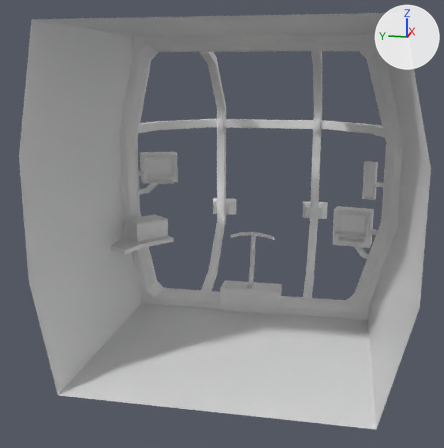
Before and after pictures for a commit that changed the FBX model Assets/Models/Submarine/Sub_Cockpit.FBX.
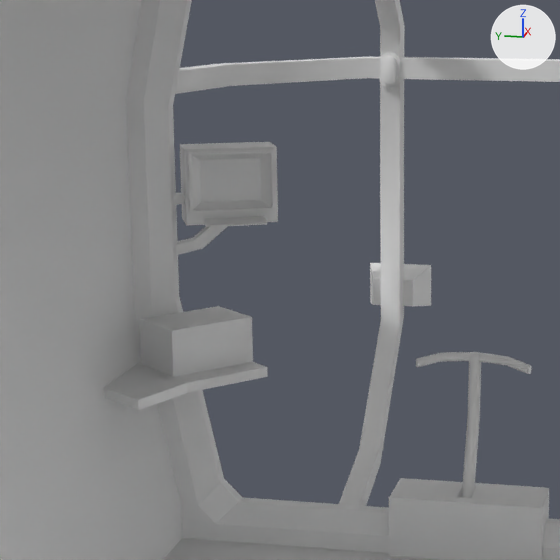
The first picture shows the older version from a 50 mm camera at (-67.9, -4.6, 16.0) aimed at (-23.5, 4.3, 4.9). The close-ups show both versions on the part from 16% to 64% of the width and 22% to 70% of the height of that picture; other places that the commit changed are outside them. The lights are fixed; the arrows at upper right show +X, +Y and +Z. Where no turn or scale is listed for an object, it has been applied to the vertices.

The scene before the commit, as lines of its bpy script (objects in view):
```python
me_mesh_005 = bpy.data.meshes.new('Mesh.005')
me_mesh_005.from_pydata(...)  # 20 vertices, 14 faces; spans x -1.0..1.0, y -2.5..2.5, z 0.0..2.0
me_mesh_008 = bpy.data.meshes.new('Mesh.008')
me_mesh_008.from_pydata(...)  # 8 vertices, 6 faces; spans x -0.75..0.75, y -1.18..1.18, z -0.29..1.29
me_mesh_016 = bpy.data.meshes.new('Mesh.016')
me_mesh_016.from_pydata(...)  # 8 vertices, 6 faces; spans x -1.79..1.79, y -1.73..1.73, z 0.0..1.5
me_mesh_026 = bpy.data.meshes.new('Mesh.026')
me_mesh_026.from_pydata(...)  # 32 vertices, 30 faces; spans x -1.5..1.5, y -2.5..-0.02, z -0.98..0.52
me_mesh_029 = bpy.data.meshes.new('Mesh.029')
me_mesh_029.from_pydata(...)  # 8 vertices, 6 faces; spans x -0.25..0.25, y -1.0..1.0, z 0.0..0.14
ob_box001 = bpy.data.objects.new('Box001', me_mesh_016)
ob_box001.location = (-19.67, 11.58, 2.58)
ob_console004 = bpy.data.objects.new('Console004', me_mesh_026)
ob_console004.location = (-17.68, 10.94, 6.88)
ob_console004.rotation_euler = (-1.571, 0.0, 2.007)  # degrees (-90, 0, 115)
ob_headlight02 = bpy.data.objects.new('HeadLight02', me_mesh_008)
ob_headlight02.location = (-10.0, 6.9, 2.7)
ob_keyboard001 = bpy.data.objects.new('Keyboard001', me_mesh_029)
ob_keyboard001.location = (-18.35, 10.58, 6.97)
ob_keyboard001.rotation_euler = (0.0, -0.0873, 0.436)  # degrees (0, -5, 25)
ob_steeringbox = bpy.data.objects.new('SteeringBox', me_mesh_005)
ob_steeringbox.location = (-18.59, 2.76, -3.63)
# also in view: 'Willypit' at (-27.0, 2.5, 7.6); 'SteeringStick' at (-17.4, 2.9, 2.5); 'Frame01' at (-14.8, 2.5, 11.5); 'ConsoleSupport005' at (-18.1, 12.3, 6.3); 'Frame00' at (-14.8, 6.9, 7.6)
```
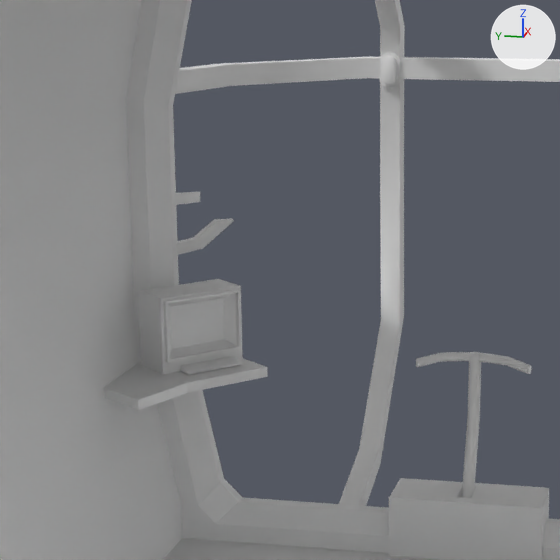
What differs and where, as boxes [x1, y1, x2, y2] in the close-ups (560 x 560 px):
'Console004', moved, turned
    before: [180, 142, 278, 226]
    after: [138, 279, 243, 374]
'Box001', deleted
    before: [139, 306, 253, 377]
'HeadLight02', deleted
    before: [370, 263, 431, 306]
'Keyboard001', moved, turned
    before: [204, 217, 267, 227]
    after: [180, 356, 242, 375]

The change in detail:
Object 'Console004' (ob_console004) moves from (-17.68, 10.94, 6.88) to (-19.85, 11.53, 2.55).
Object 'Console004' (ob_console004) turns from (-90, 0, 115) to (-90, 0, 140) degrees about x, y and z.
Object 'Box001' (ob_box001) is deleted.
Object 'Keyboard001' (ob_keyboard001) moves from (-18.35, 10.58, 6.97) to (-20.3, 10.92, 2.63).
Object 'Keyboard001' (ob_keyboard001) turns from (0, -5, 25) to (0, -5, 50) degrees about x, y and z.
Object 'HeadLight02' (ob_headlight02) is deleted.
